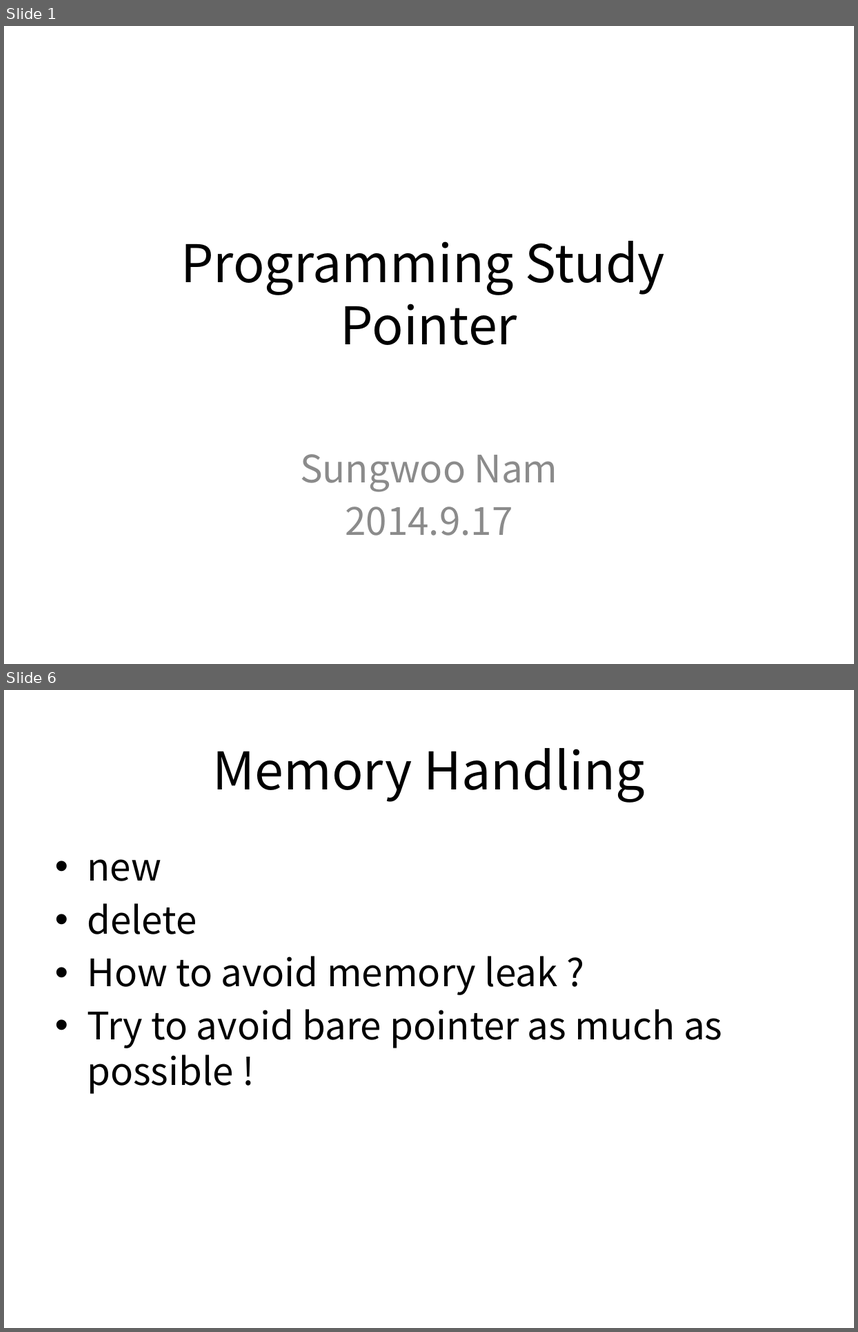
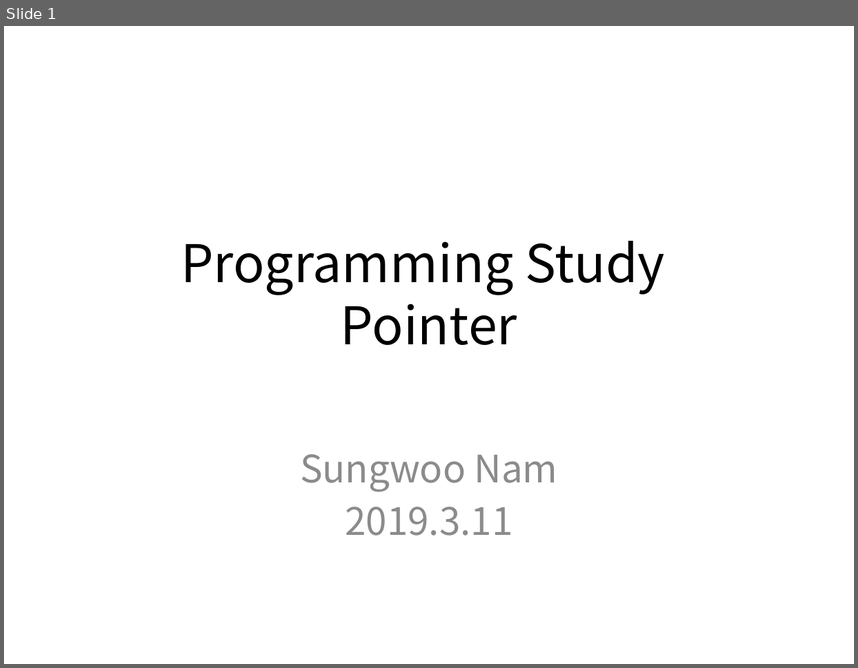
Before and after one commit to SungwooNam/ProgrammingStudy, a slide deck: src/Documents/Programming Study - Pointers.pptx. Shown one above the other, each under a label of ours: slides 1 and 6 before the commit, slide 1 after it; the slides between them are not shown. The pictures are 858x1332 and 858x668 pixels, drawn with LibreOffice and Linux fonts; fonts in the diff are those of the drawing. Boxes give left, top, right and bottom in pixels: in the first picture for what was removed or moved away, otherwise in the second. Text is boxed around its words. In the diff, an @@ line names an element or a change of style, - is before the commit and + after.

```diff
--- a/src/Documents/Programming Study - Pointers.pptx
+++ b/src/Documents/Programming Study - Pointers.pptx
@@ slide 6 removed at (x1=4, y1=690, x2=854, y2=1328), background #FFFFFF @@
@@ title removed at (x1=213, y1=748, x2=644, y2=802) @@
-Memory Handling
@@ text removed at (x1=87, y1=859, x2=722, y2=1094) @@
-• new
-• delete
-• How to avoid memory leak ?
-• Try to avoid bare pointer as much as possible !
@@ slide 1 changed as well @@
@@ subtitle at (x1=345, y1=506, x2=513, y2=535): text changed @@
-2014.9.17
+2019.3.11
```
Also in this commit, not shown: 10 slides added, 6 other slides removed, 5 other files.
